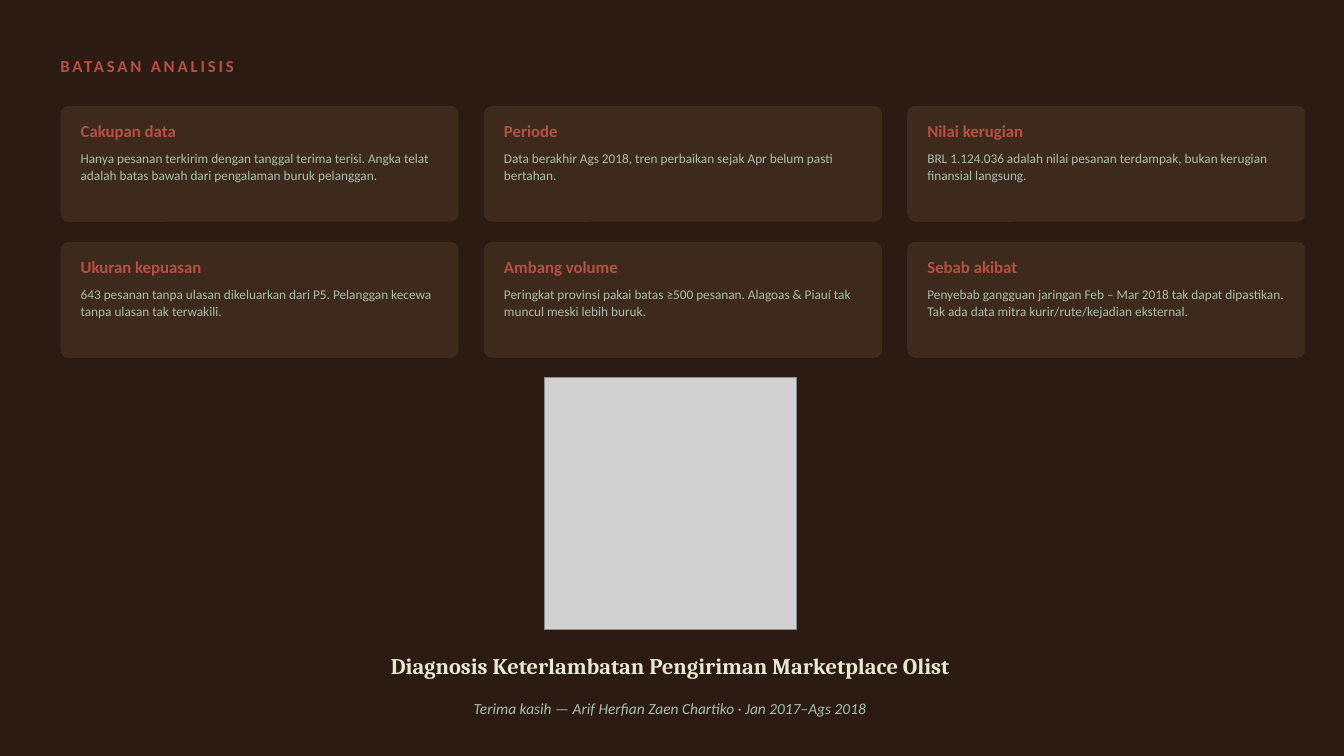
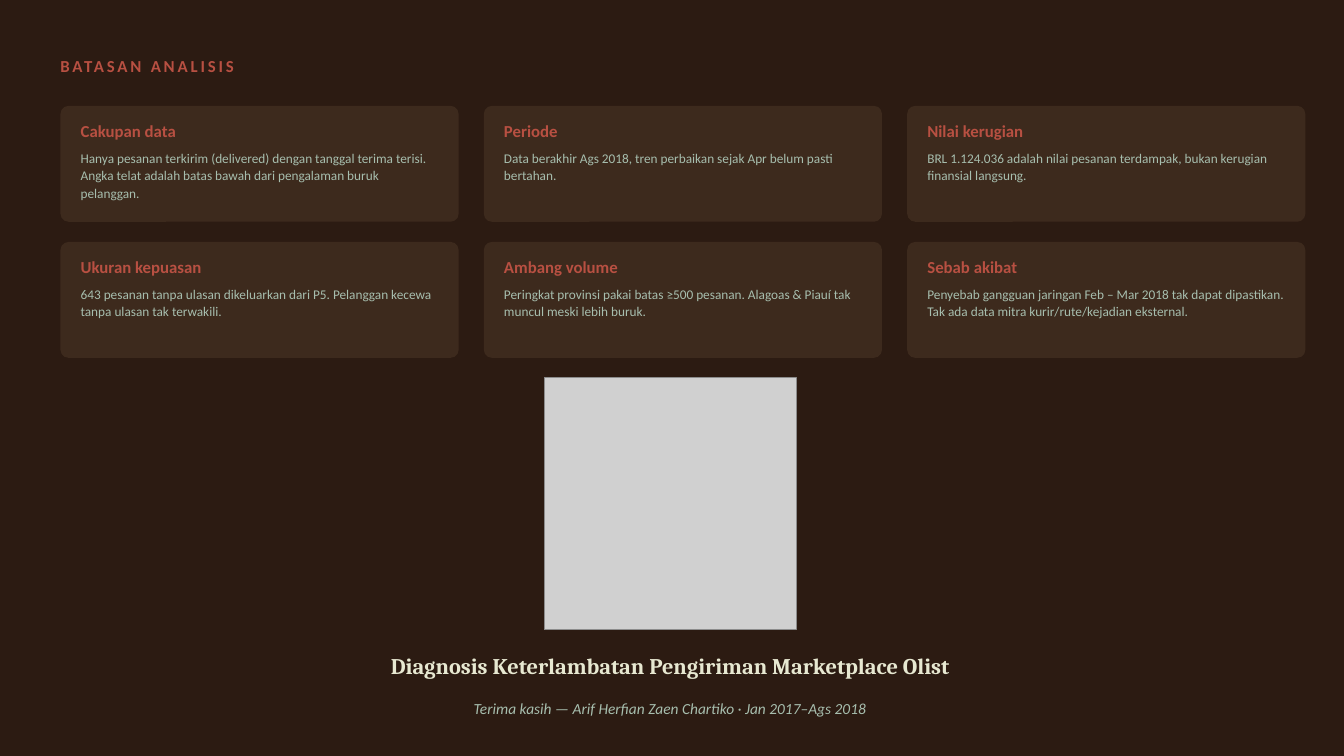
Before and after one commit to ArifHerfianZaenChartiko/Diagnosis-Keterlambatan-Pengiriman-Marketplace-Olist, a slide deck: slide 13 of 03_hasil/presentasi_diagnosis_keterlambatan.pptx. Drawn at 1344x756 pixels with LibreOffice and Linux fonts; fonts in the diff are those of the drawing; grey boxes stand for pictures. Boxes give left, top, right and bottom in pixels: in the first picture for what was removed or moved away, otherwise in the second. Text is boxed around its words. In the diff, an @@ line names an element or a change of style, - is before the commit and + after.

```diff
--- a/03_hasil/presentasi_diagnosis_keterlambatan.pptx
+++ b/03_hasil/presentasi_diagnosis_keterlambatan.pptx
@@ text at (x1=81, y1=153, x2=426, y2=200): text changed @@
-Hanya pesanan terkirim dengan tanggal terima terisi. Angka telat adalah batas bawah dari pengalaman buruk pelanggan.
+Hanya pesanan terkirim (delivered) dengan tanggal terima terisi. Angka telat adalah batas bawah dari pengalaman buruk pelanggan.
```
Also in this commit, not shown: 1 other slide changed.
